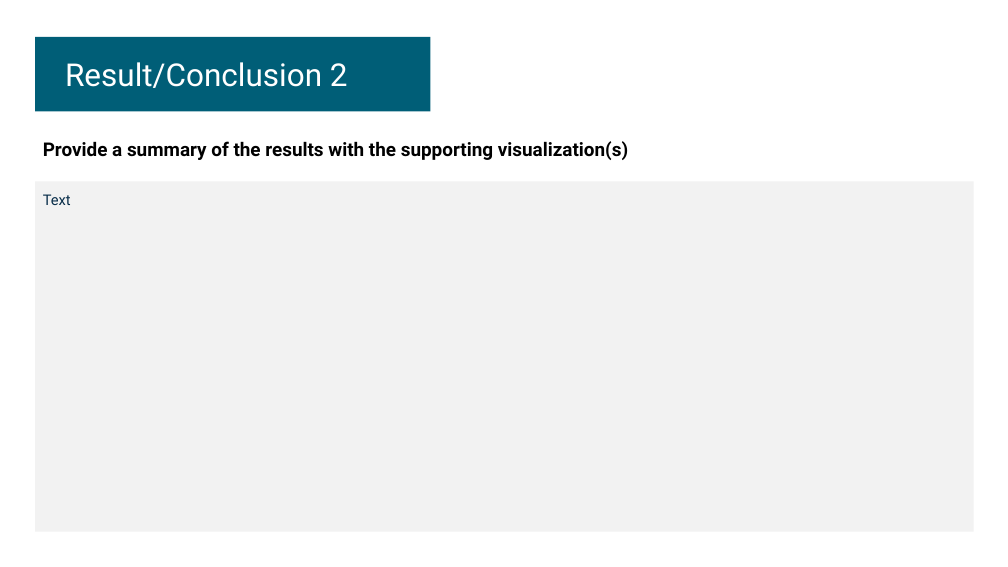
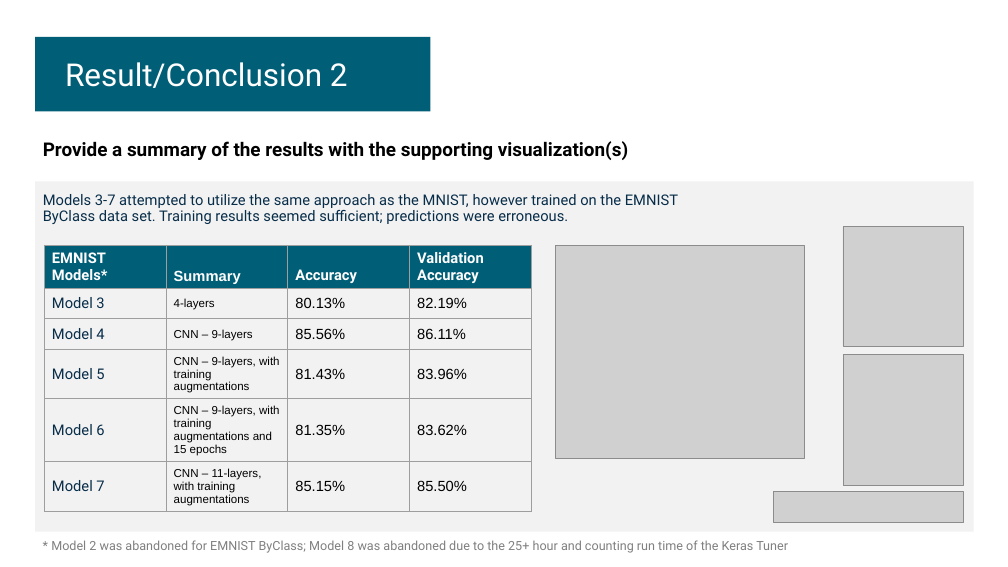
Before and after one commit to shawnfeils/OSU-AIBC-Project-3, a slide deck: slide 7 of AI_Bootcamp_Final_Project_Group_1.pptx. Drawn at 1008x567 pixels with LibreOffice and Linux fonts; fonts in the diff are those of the drawing; grey boxes stand for pictures. Boxes give left, top, right and bottom in pixels: in the first picture for what was removed or moved away, otherwise in the second. Text is boxed around its words. In the diff, an @@ line names an element or a change of style, - is before the commit and + after.

```diff
--- a/AI_Bootcamp_Final_Project_Group_1.pptx
+++ b/AI_Bootcamp_Final_Project_Group_1.pptx
@@ text at (43, 194, 678, 224): text changed @@
-Text
+Models 3-7 attempted to utilize the same approach as the MNIST, however trained on the EMNIST ByClass data set. Training results seemed sufficient; predictions were erroneous.
@@ picture added at (843, 227, 963, 346) @@
@@ table added at (45, 245, 532, 510), 6 rows, 4 columns @@
+EMNIST Models* | Summary | Accuracy | Validation Accuracy
+Model 3 | 4-layers | 80.13% | 82.19%
+Model 4 | CNN – 9-layers | 85.56% | 86.11%
+Model 5 | CNN – 9-layers, with training augmentations | 81.43% | 83.96%
+Model 6 | CNN – 9-layers, with training augmentations and 15 epochs | 81.35% | 83.62%
+Model 7 | CNN – 11-layers, with training augmentations | 85.15% | 85.50%
@@ picture added at (556, 245, 805, 457) @@
@@ picture added at (843, 355, 964, 485) @@
@@ picture added at (774, 492, 963, 523) @@
@@ text added at (51, 540, 788, 553), 12 pt, text #808080 @@
+* Model 2 was abandoned for EMNIST ByClass; Model 8 was abandoned due to the 25+ hour and counting run time of the Keras Tuner
```
Also in this commit, not shown: 9 other slides changed, 1 slide added, 1 slide removed, 6 other files.
